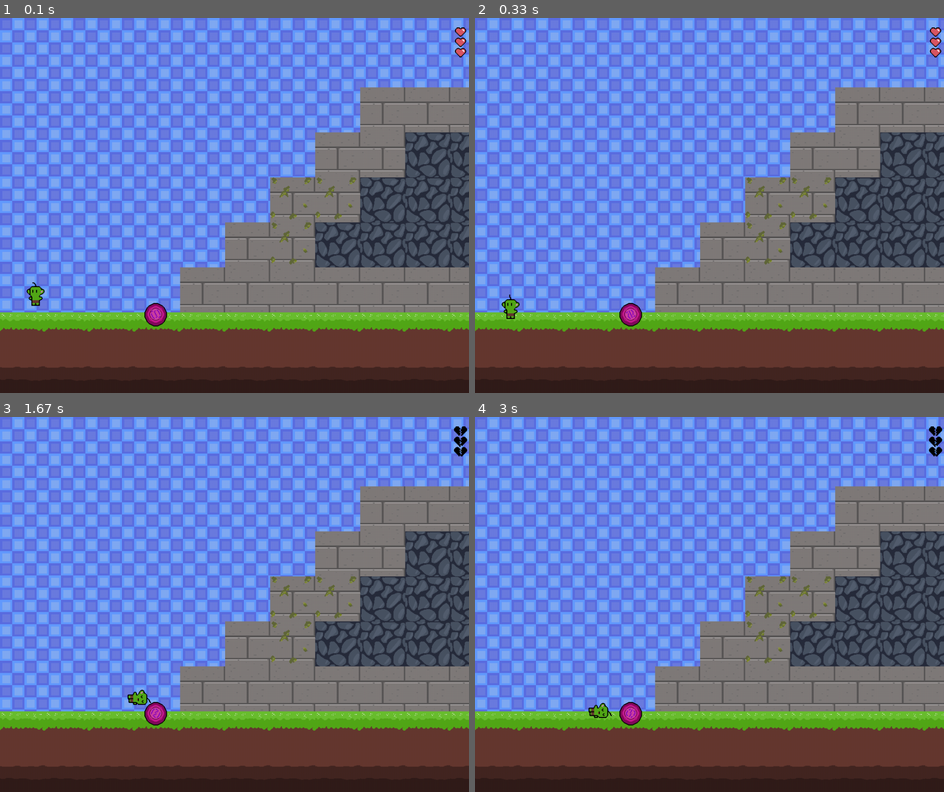
Above: before the commit, frames 1-4 (two rows, left to right).
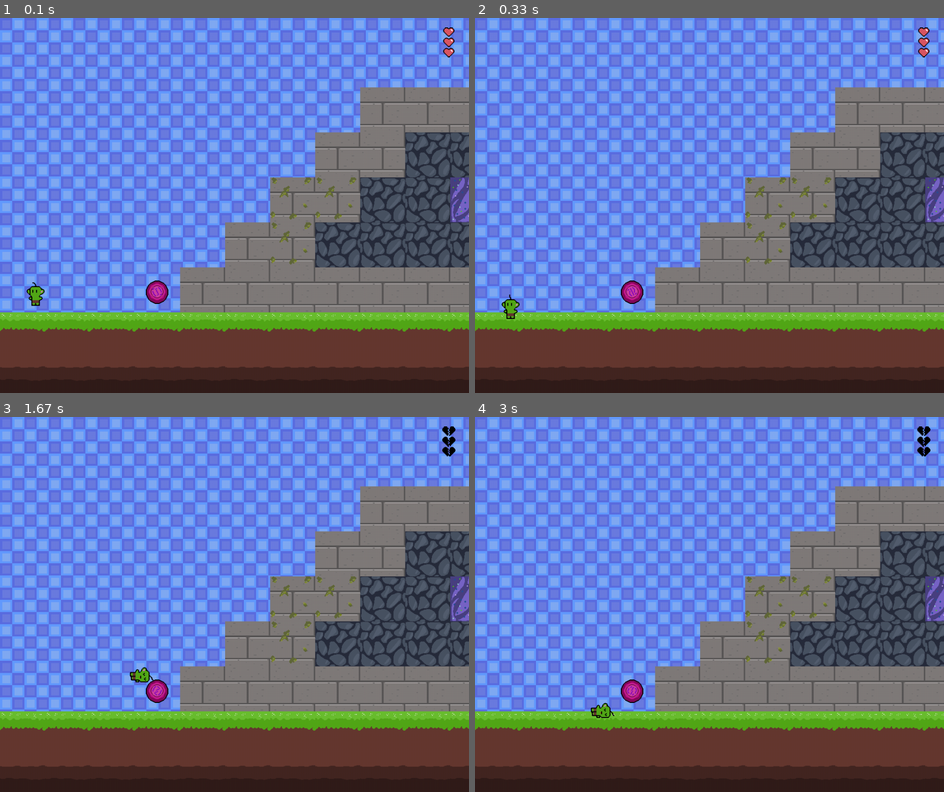
Above: after the commit, the same moments.

Repository: LeoBeox/Final_Project_PygameCE
Game: pygame game, started from main.py
Same seed, same stepped clock (60 frames per second), same inputs: the game is played once before the commit and once after it.
Inputs:
- Up to frame 1 (0.1 s): no input
- Up to frame 2 (0.33 s): no input
- Up to frame 3 (1.67 s): hold Right 0.33-0.8 s; hold Up 0.83-1.13 s; hold Right 1.17-1.63 s
- Up to frame 4 (3 s): no input

The runs differ from the first frame. In frame 1, 1.2% of the frame differs, in the area x 30-100%, y 2-83%; in frame 2, 1.2%; in frame 3, 1.5%, in the area x 27-100%, y 2-83%; in frame 4, 1.4%.

Commit message:
Fixed vertical collision bug where player would teleport to bottom of tile. Just implemented overlap detection so that computer knows the difference between horizontal and vertical collision

Diff:
--- a/GoblinBroMap1.csv
+++ b/GoblinBroMap1.csv
@@ -1,20 +1,20 @@
--1,-1,-1,-1,-1,-1,-1,-1,-1,-1,-1,-1,-1,-1,-1,-1,-1,-1,-1,-1,-1,-1,-1,-1,-1,-1,-1,-1,6,-1,-1,-1,-1,-1,-1,-1,-1,-1,-1,-1,-1,-1,-1,-1,-1,-1,-1,-1,-1,-1
+-1,-1,-1,-1,-1,-1,-1,-1,-1,-1,-1,-1,-1,-1,-1,-1,-1,-1,-1,-1,-1,-1,-1,-1,-1,-1,-1,-1,6,-1,-1,-1,-1,-1,-1,-1,-1,-1,-1,-1,2,-1,-1,-1,-1,-1,-1,-1,-1,-1
 -1,-1,-1,-1,-1,-1,-1,-1,-1,-1,-1,-1,-1,-1,-1,-1,-1,-1,-1,-1,-1,-1,-1,-1,-1,-1,-1,-1,6,1,-1,-1,-1,1,1,1,-1,-1,1,1,6,1,-1,-1,-1,-1,-1,-1,-1,-1
--1,-1,-1,-1,-1,-1,-1,1,1,-1,-1,1,-1,-1,1,-1,-1,1,-1,-1,-1,-1,-1,-1,-1,-1,-1,-1,6,6,-1,-1,-1,-1,-1,-1,-1,-1,-1,-1,-1,-1,-1,-1,-1,-1,-1,-1,-1,-1
+-1,-1,-1,-1,-1,-1,-1,1,1,-1,-1,6,-1,-1,1,-1,-1,1,-1,-1,-1,-1,-1,-1,-1,-1,-1,-1,6,6,-1,-1,-1,-1,-1,-1,-1,-1,-1,-1,-1,7,-1,-1,-1,-1,-1,-1,-1,-1
 -1,-1,-1,-1,-1,-1,-1,-1,-1,-1,-1,-1,-1,-1,-1,-1,-1,-1,-1,7,7,-1,-1,-1,-1,-1,-1,-1,-1,1,1,1,-1,-1,-1,-1,-1,-1,-1,-1,-1,-1,-1,-1,6,-1,-1,-1,-1,-1
--1,-1,-1,-1,-1,-1,-1,-1,-1,-1,-1,-1,-1,-1,-1,-1,-1,-1,-1,7,7,7,7,-1,-1,-1,-1,-1,-1,-1,-1,-1,-1,-1,-1,-1,-1,-1,-1,-1,-1,-1,-1,-1,6,-1,-1,-1,-1,-1
--1,-1,-1,-1,6,6,6,-1,-1,-1,-1,-1,-1,-1,-1,-1,-1,-1,-1,7,7,7,7,-1,-1,-1,-1,-1,-1,-1,-1,-1,-1,1,1,1,-1,-1,-1,-1,-1,-1,-1,-1,6,-1,-1,-1,-1,-1
--1,-1,-1,-1,-1,-1,-1,-1,-1,-1,-1,-1,-1,-1,-1,-1,-1,-1,-1,-1,-1,7,7,7,-1,-1,-1,-1,-1,-1,-1,-1,-1,-1,-1,-1,-1,-1,-1,-1,-1,-1,-1,-1,-1,6,1,-1,-1,-1
--1,-1,-1,-1,-1,-1,-1,-1,1,1,-1,-1,-1,-1,-1,-1,-1,-1,-1,-1,-1,7,7,7,-1,-1,-1,-1,-1,-1,-1,-1,-1,-1,-1,-1,-1,1,6,1,-1,-1,-1,-1,-1,-1,-1,-1,-1,-1
--1,-1,-1,-1,-1,-1,-1,-1,-1,-1,-1,6,-1,-1,-1,-1,-1,-1,-1,-1,-1,7,7,7,-1,-1,-1,-1,-1,-1,-1,-1,-1,-1,-1,-1,-1,-1,-1,-1,-1,-1,-1,-1,-1,-1,-1,-1,-1,-1
--1,-1,-1,-1,-1,-1,-1,-1,-1,-1,-1,6,6,-1,-1,-1,-1,-1,-1,-1,7,7,7,7,7,-1,-1,-1,1,6,1,1,6,1,1,-1,-1,-1,-1,-1,-1,-1,-1,-1,-1,-1,-1,-1,-1,-1
--1,-1,-1,-1,-1,-1,-1,-1,-1,-1,-1,-1,-1,-1,-1,-1,-1,-1,-1,-1,7,7,7,7,7,7,-1,-1,-1,-1,-1,-1,-1,-1,-1,-1,-1,-1,-1,-1,-1,-1,-1,-1,-1,-1,-1,2,-1,-1
--1,-1,-1,-1,-1,-1,-1,-1,-1,-1,-1,-1,-1,-1,-1,1,1,1,1,1,1,1,1,1,1,1,1,-1,-1,-1,-1,-1,-1,-1,-1,-1,-1,-1,-1,-1,-1,-1,-1,-1,-1,-1,-1,2,-1,-1
--1,-1,-1,-1,-1,-1,-1,-1,-1,-1,-1,-1,-1,-1,-1,-1,-1,-1,-1,-1,-1,-1,-1,-1,-1,-1,-1,-1,-1,-1,-1,-1,-1,-1,-1,-1,-1,-1,-1,-1,-1,-1,-1,-1,-1,-1,-1,2,-1,-1
--1,-1,-1,-1,-1,-1,-1,-1,1,1,1,1,1,1,-1,-1,-1,-1,-1,-1,-1,-1,-1,-1,-1,-1,-1,-1,-1,-1,-1,-1,-1,-1,-1,-1,-1,-1,-1,-1,-1,-1,-1,-1,-1,-1,-1,2,2,2
--1,-1,-1,-1,-1,-1,-1,1,1,7,7,7,7,1,-1,-1,-1,-1,-1,-1,-1,-1,-1,-1,-1,-1,-1,-1,-1,-1,-1,-1,-1,-1,-1,-1,-1,-1,-1,-1,-1,-1,-1,-1,-1,-1,-1,-1,-1,-1
--1,-1,-1,-1,-1,-1,6,6,7,7,7,7,7,1,7,7,7,-1,-1,-1,-1,-1,-1,-1,-1,-1,-1,-1,-1,-1,-1,-1,7,7,7,-1,-1,-1,-1,-1,-1,-1,-1,-1,-1,-1,-1,-1,1,1
--1,-1,-1,-1,-1,1,6,7,7,7,7,7,7,1,-1,-1,-1,-1,-1,-1,-1,-1,-1,-1,7,7,7,7,7,6,6,6,7,6,7,-1,-1,-1,-1,-1,-1,-1,-1,-1,-1,-1,-1,1,1,1
--1,-1,-1,-1,1,1,1,1,1,1,1,1,1,1,-1,-1,-1,6,-1,-1,-1,-1,7,7,7,6,6,6,6,6,6,6,6,6,6,6,7,7,7,-1,-1,-1,-1,-1,-1,-1,1,1,1,1
+-1,-1,-1,-1,-1,-1,-1,-1,-1,-1,-1,-1,-1,-1,-1,-1,-1,-1,-1,7,7,7,7,-1,-1,-1,-1,-1,-1,-1,-1,-1,-1,-1,-1,-1,-1,-1,6,-1,-1,7,-1,-1,6,-1,-1,-1,-1,-1
+-1,-1,-1,-1,6,6,6,-1,-1,-1,-1,-1,-1,-1,-1,-1,-1,-1,-1,7,7,7,7,-1,-1,-1,-1,-1,-1,-1,-1,-1,-1,1,1,1,-1,-1,-1,-1,-1,7,2,-1,6,-1,-1,-1,-1,-1
+-1,-1,-1,-1,-1,-1,-1,-1,-1,-1,-1,-1,-1,-1,-1,-1,-1,-1,-1,-1,-1,7,7,7,-1,-1,-1,-1,6,6,6,6,-1,-1,-1,-1,-1,-1,-1,-1,-1,-1,7,7,7,6,1,-1,-1,-1
+-1,-1,-1,-1,-1,-1,-1,-1,1,1,-1,-1,-1,-1,-1,-1,-1,-1,-1,-1,-1,7,7,7,-1,-1,-1,-1,-1,-1,-1,-1,-1,-1,-1,-1,-1,1,6,1,-1,-1,7,-1,-1,-1,-1,-1,-1,-1
+-1,-1,-1,-1,-1,-1,-1,-1,-1,-1,-1,6,-1,-1,-1,-1,-1,-1,-1,-1,-1,7,7,7,-1,-1,-1,-1,-1,-1,-1,-1,-1,-1,-1,-1,-1,-1,-1,-1,-1,-1,2,-1,-1,-1,-1,-1,-1,-1
+-1,-1,-1,-1,-1,-1,-1,-1,-1,-1,-1,6,6,-1,-1,-1,-1,-1,-1,-1,7,7,7,7,7,-1,-1,-1,1,6,1,1,6,1,1,-1,-1,-1,-1,-1,-1,7,7,-1,7,-1,-1,2,-1,2
+-1,-1,-1,-1,-1,-1,-1,-1,-1,-1,-1,-1,-1,-1,-1,-1,-1,-1,-1,7,7,7,7,7,7,7,-1,-1,-1,-1,-1,-1,-1,-1,-1,-1,-1,7,-1,-1,2,-1,-1,-1,7,-1,-1,2,-1,2
+-1,-1,-1,-1,-1,-1,-1,-1,-1,-1,-1,-1,-1,-1,-1,1,1,1,6,1,1,6,6,1,1,1,1,-1,-1,-1,-1,-1,-1,-1,-1,-1,-1,7,-1,-1,7,-1,7,7,2,7,2,2,-1,2
+-1,-1,-1,-1,-1,-1,-1,-1,-1,-1,-1,-1,-1,-1,-1,-1,-1,-1,-1,-1,-1,-1,-1,-1,-1,-1,-1,-1,-1,-1,-1,-1,-1,-1,7,7,-1,7,-1,-1,2,-1,-1,-1,-1,-1,7,2,-1,-1
+-1,-1,-1,-1,-1,-1,-1,-1,1,1,1,1,1,1,-1,-1,-1,-1,-1,-1,-1,-1,-1,-1,-1,-1,-1,-1,7,-1,-1,-1,-1,7,7,7,7,-1,-1,7,7,7,2,7,-1,-1,2,2,2,2
+-1,-1,-1,-1,-1,-1,-1,1,1,7,7,7,7,1,-1,-1,-1,-1,-1,-1,-1,-1,-1,-1,-1,-1,-1,-1,1,-1,-1,-1,-1,-1,-1,-1,-1,-1,-1,2,-1,-1,-1,-1,7,-1,2,-1,-1,-1
+-1,-1,-1,-1,-1,-1,6,6,7,7,2,2,7,1,7,7,7,-1,-1,-1,-1,-1,-1,-1,-1,-1,-1,-1,1,-1,-1,-1,7,7,7,-1,-1,-1,-1,7,-1,-1,7,-1,7,-1,7,-1,1,1
+-1,-1,-1,-1,-1,1,6,7,7,7,7,7,7,1,-1,-1,-1,-1,-1,-1,-1,-1,-1,-1,7,7,7,7,7,6,6,6,7,6,7,-1,-1,-1,-1,-1,-1,7,2,-1,-1,-1,7,1,1,1
+-1,-1,-1,-1,1,1,1,1,1,1,1,1,1,1,-1,-1,-1,6,-1,-1,-1,-1,7,7,7,6,6,6,6,6,6,6,6,6,6,6,7,7,7,-1,-1,-1,7,-1,-1,2,1,1,1,1
 0,0,0,0,0,0,0,0,0,0,0,0,0,0,0,0,0,0,0,0,0,0,0,0,0,0,0,0,0,0,0,0,0,0,0,0,0,0,0,0,0,0,0,0,0,0,1,1,1,1
 5,5,5,5,5,5,5,5,5,5,5,5,5,5,5,5,5,5,5,5,5,5,5,5,5,5,5,5,5,5,5,5,5,5,5,5,5,5,5,5,5,5,5,5,5,5,1,1,1,1
--- a/main.py
+++ b/main.py
@@ -96,8 +96,8 @@
         else:
             canvas.blit(sprite, (self.rect.x - offset_x, self.rect.y - offset_y))
 
-
 class Player(pygame.sprite.Sprite):
+
     COLOR = (255, 0, 0)
     GRAVITY = 1
     SPRITES = load_sprite_sheets("MainCharacter", "GoblinBro", 32, 32, True)
@@ -120,7 +120,7 @@
         self.can_move = True
         self.is_alive = True
         self.max_health = 3
-        self.health_display = Health(950, 20, self.max_health, self)
+        self.health_display = Health(925, 20, self.max_health, self)
         self.health_display.fixed_pos = True
 
 
@@ -142,6 +142,7 @@
             self.x_vel = 15
         elif self.direction == "right":
             self.x_vel = -15
+        #self.y_vel = -5
 
         self.can_move = False
 
@@ -243,6 +244,10 @@
         except Exception as e:
             print("Error drawing sprite:", e)
 
+class Enemy:
+    def __init__(self):
+        pass
+
 class Object(pygame.sprite.Sprite):
 
     def __init__(self, x, y, width, height, name=None):
@@ -352,23 +357,33 @@
 
     for obj in objects:
         if pygame.sprite.collide_mask(player, obj):
-            if dy > 0:  # Player is falling
-                player.rect.bottom = obj.rect.top
-                player.landed()  # Reset jump count and set player on ground
-            elif dy < 0:  # Player is jumping upwards
-                player.rect.top = obj.rect.bottom
-                player.hit_head()  # Handle hitting the ceiling
+
+            horizontal_overlap = min(player.rect.right - obj.rect.left,
+                                    obj.rect.right - player.rect.left)
+            if horizontal_overlap > 10:
+
+                if dy > 0:  # Player is falling
+                    player.rect.bottom = obj.rect.top
+                    player.landed()  # Reset jump count and set player on ground
+                elif dy < 0:  # Player is jumping upwards
+                    player.rect.top = obj.rect.bottom
+                    player.hit_head()  # Handle hitting the ceiling
 
             collided_objects.append(obj)
 
     for tile in tilemap.tiles:
         if pygame.sprite.collide_mask(player, tile):
-            if dy > 0:  # Player is falling
-                player.rect.bottom = tile.rect.top
-                player.landed()  # Reset jump count and set player on ground
-            elif dy < 0:  # Player is jumping upwards
-                player.rect.top = tile.rect.bottom
-                player.hit_head()  # Handle hitting the ceiling
+
+            horizontal_overlap = min(player.rect.right - tile.rect.left,
+                                    tile.rect.right - player.rect.left)
+
+            if horizontal_overlap > 10:
+                if dy > 0:  # Player is falling
+                    player.rect.bottom = tile.rect.top
+                    player.landed()  # Reset jump count and set player on ground
+                elif dy < 0:  # Player is jumping upwards
+                    player.rect.top = tile.rect.bottom
+                    player.hit_head()  # Handle hitting the ceiling
 
             collided_objects.append(tile)
 
@@ -435,18 +450,15 @@
     player = Player(45, 1650, 50, 50)
     JUMP_VEL = -6
 
-    rune = Rune(300, 1700, 32, 64)
+    rune = Rune(3 * block_size + 15, 17 * block_size + 20, 32, 64)
     rune2 = Rune(500, HEIGHT - block_size - 300, 32, 64)
-
-
-
-
-    objects = [Block(0, HEIGHT - block_size * 2, block_size, 0, 0),
-               Block(block_size * 3, HEIGHT - block_size * 4, block_size, 0, 0),
-               Block(block_size * 6, HEIGHT - block_size * 6, block_size, 96, 96),
-               Block(block_size * 6, HEIGHT - block_size * 4, block_size, 192, 96),
-               rune,
-               rune2,]
+    rune3 = Rune(44 * block_size, 13 * block_size + 15, 32, 64)
+    rune4 = Rune(44 * block_size + 15, 8 * block_size + 30, 32, 64)
+
+
+
+
+    objects = [rune, rune2, rune3, rune4]
 
 
     canvas = pygame.surface.Surface((CANVAS_WIDTH, CANVAS_HEIGHT))
@@ -471,8 +483,8 @@
                 if event.key == pygame.K_UP and player.jump_count < 2:
                     player.jump(JUMP_VEL)
         player.loop(FPS)
-        rune.loop()
-        rune2.loop()
+        rune.loop(), rune2.loop(), rune3.loop(), rune4.loop()
+
         handle_movement(player, objects, tilemap)
 
 
